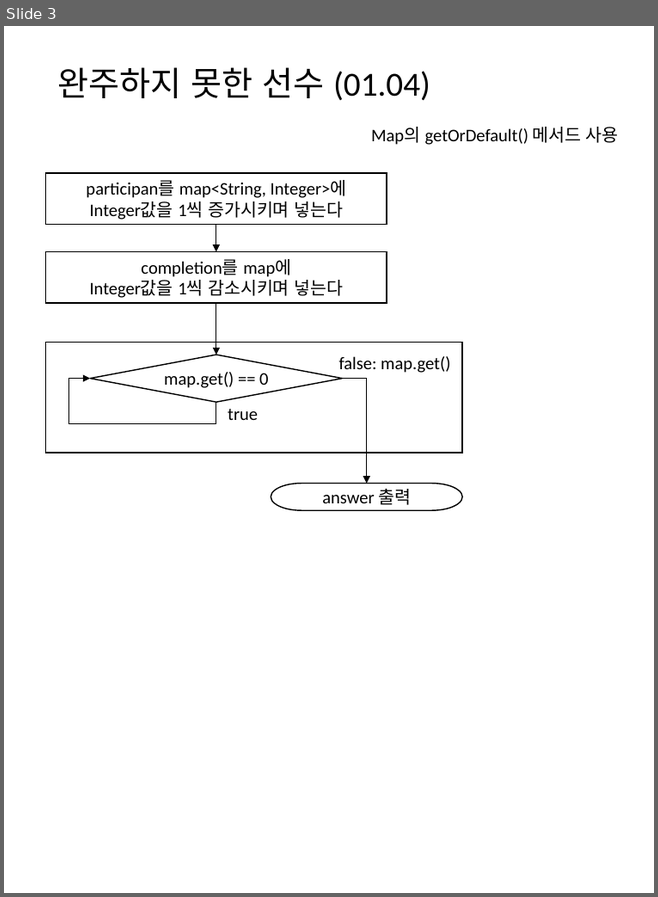
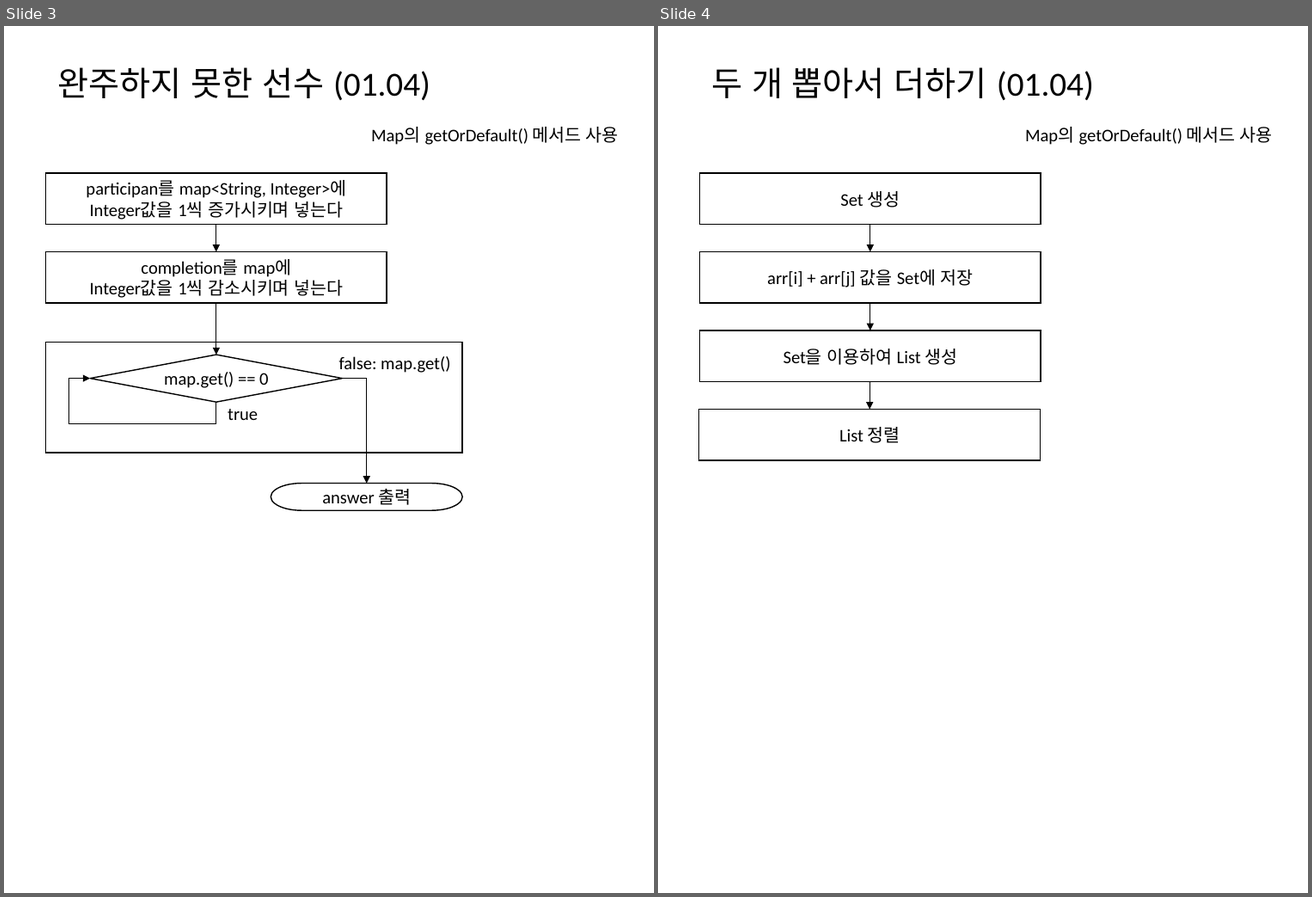
Before and after one commit to mornings9047/Algorithms_Programmers, a slide deck: 알고리즘 순서도.pptx. Shown side by side, each under a label of ours: slide 3 before the commit, slides 3 and 4 after it. The pictures are 658x897 and 1312x897 pixels, drawn with LibreOffice and Linux fonts; fonts in the diff are those of the drawing. Boxes give left, top, right and bottom in pixels: in the first picture for what was removed or moved away, otherwise in the second. Text is boxed around its words. In the diff, an @@ line names an element or a change of style, - is before the commit and + after.

Commit message:
두 개 뽑아서 더하기

```diff
--- a/알고리즘 순서도.pptx
+++ b/알고리즘 순서도.pptx
@@ slide 4 added at (658, 26, 1308, 893), background #FFFFFF @@
@@ title added at (711, 67, 1094, 101), 28 pt, text #000000 @@
+두 개 뽑아서 더하기 (01.04)
@@ text added at (1025, 127, 1273, 145), 14.7 pt, text #000000 @@
+Map의 getOrDefault() 메서드 사용
@@ rectangle added at (699, 173, 1042, 225), outline #000000 1 pt, 14.7 pt, text #000000 @@
+Set 생성
@@ arrow added from (870, 225) to (870, 251), #000000 0.5 pt @@
@@ rectangle added at (699, 251, 1042, 303), outline #000000 1 pt, 14.7 pt, text #000000 @@
+arr[i] + arr[j] 값을 Set에 저장
@@ arrow added from (870, 304) to (870, 330), #000000 0.5 pt @@
@@ rectangle added at (699, 330, 1042, 381), outline #000000 1 pt, 14.7 pt, text #000000 @@
+Set을 이용하여 List 생성
@@ arrow added from (870, 381) to (870, 410), #000000 0.5 pt @@
@@ rectangle added at (698, 410, 1041, 460), outline #000000 1 pt, 14.7 pt, text #000000 @@
+List 정렬
```
Also in this commit, not shown: 2 other files.
